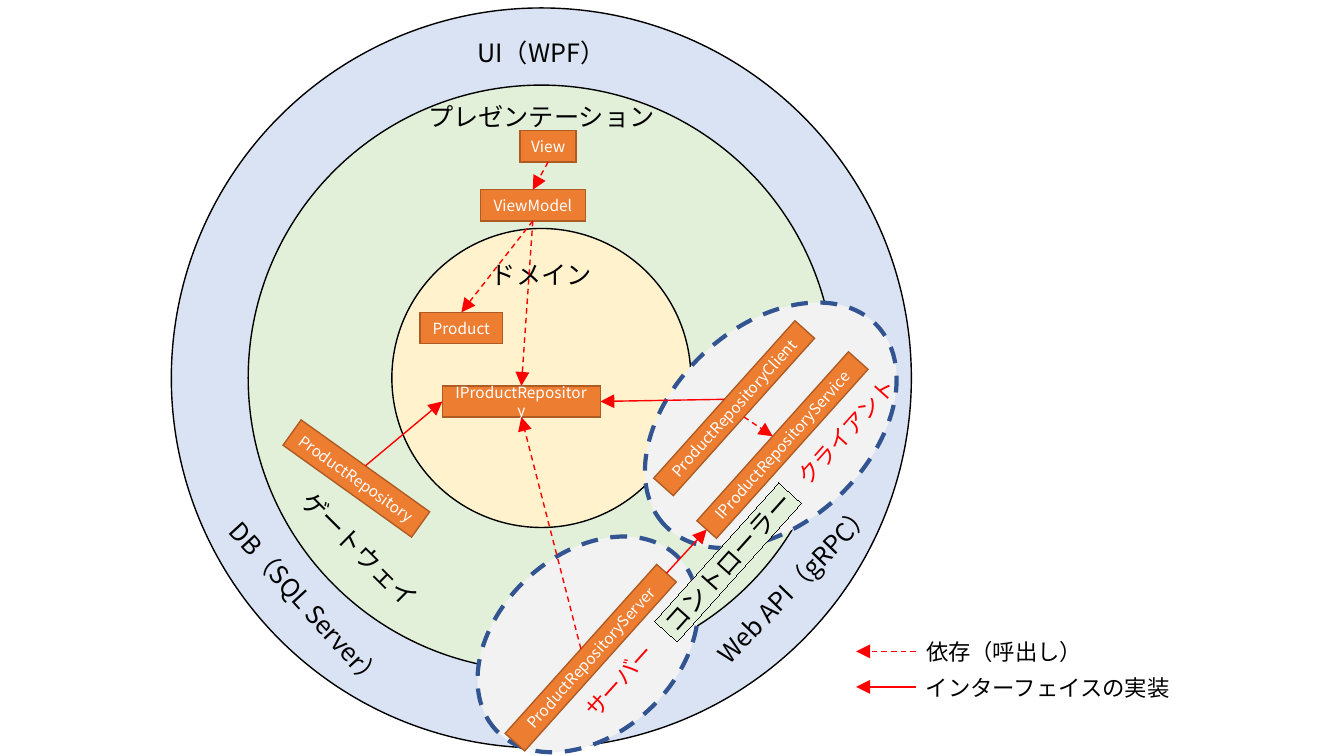
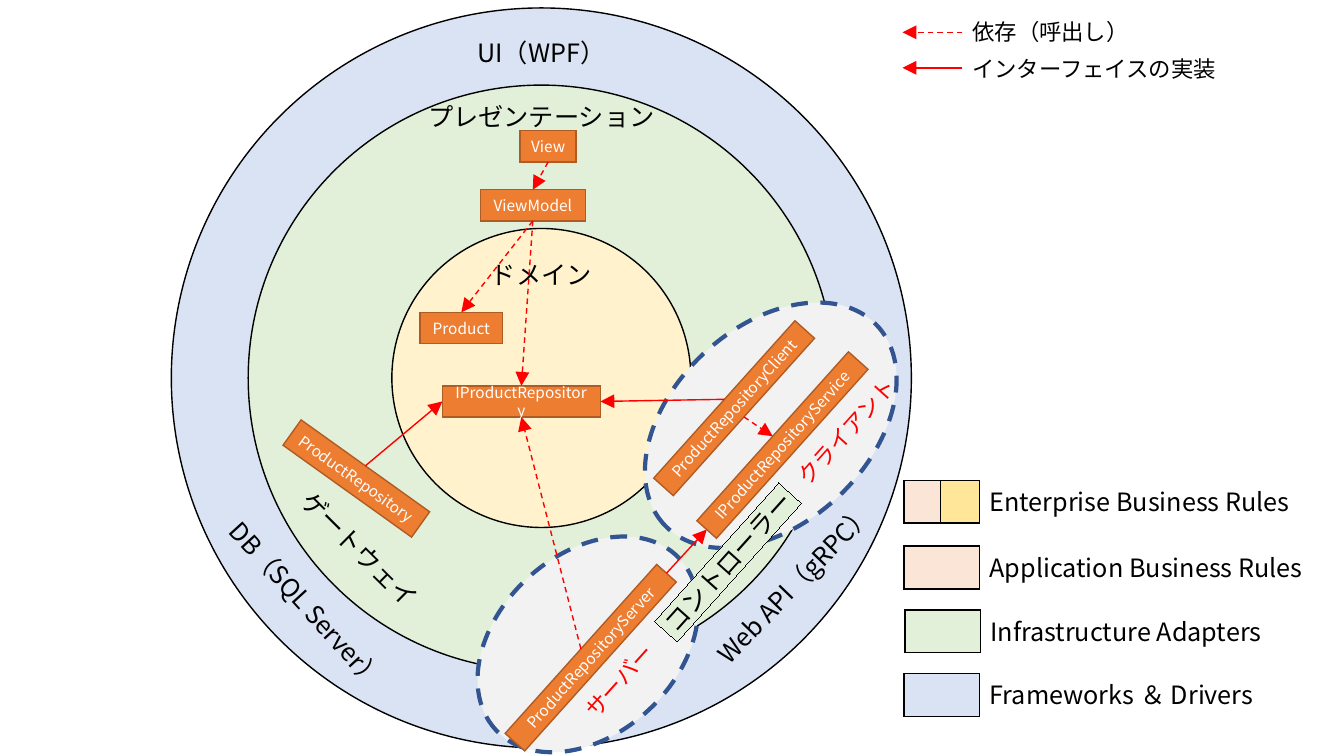
Before and after one commit to nuitsjp/WpfArchitecture2022Article, a slide deck: slide 17 of Article02.pptx. Drawn at 1344x756 pixels with LibreOffice and Linux fonts; fonts in the diff are those of the drawing. Boxes give left, top, right and bottom in pixels: in the first picture for what was removed or moved away, otherwise in the second. Text is boxed around its words. In the diff, an @@ line names an element or a change of style, - is before the commit and + after.

```diff
--- a/Article02.pptx
+++ b/Article02.pptx
@@ 2 texts, 2 arrows moved together from (x1=856, y1=641, x2=1170, y2=698) to (x1=902, y1=21, x2=1216, y2=79) @@
@@ rectangle added at (x1=904, y1=480, x2=980, y2=523), fill #FBE5D6, outline #000000 1 pt @@
@@ rectangle added at (x1=941, y1=480, x2=980, y2=523), fill #FFE699, outline #000000 1 pt @@
@@ text added at (x1=989, y1=491, x2=1289, y2=517), 18 pt, text #000000 @@
+Enterprise Business Rules
@@ rectangle added at (x1=904, y1=546, x2=980, y2=590), fill #FBE5D6, outline #000000 1 pt @@
@@ text added at (x1=989, y1=557, x2=1302, y2=583), 18 pt, text #000000 @@
+Application Business Rules
@@ rectangle added at (x1=905, y1=610, x2=981, y2=653), fill #E2F0D9, outline #000000 1 pt @@
@@ text added at (x1=990, y1=620, x2=1262, y2=647), 18 pt, text #000000 @@
+Infrastructure Adapters
@@ rectangle added at (x1=904, y1=674, x2=980, y2=717), fill #DAE3F3, outline #000000 1 pt @@
@@ text added at (x1=990, y1=684, x2=1253, y2=705), 18 pt, text #000000 @@
+Frameworks ＆ Drivers
```
Also in this commit, not shown: 1 other slide changed, 15 slides added, 2 slides removed, 36 other files.
